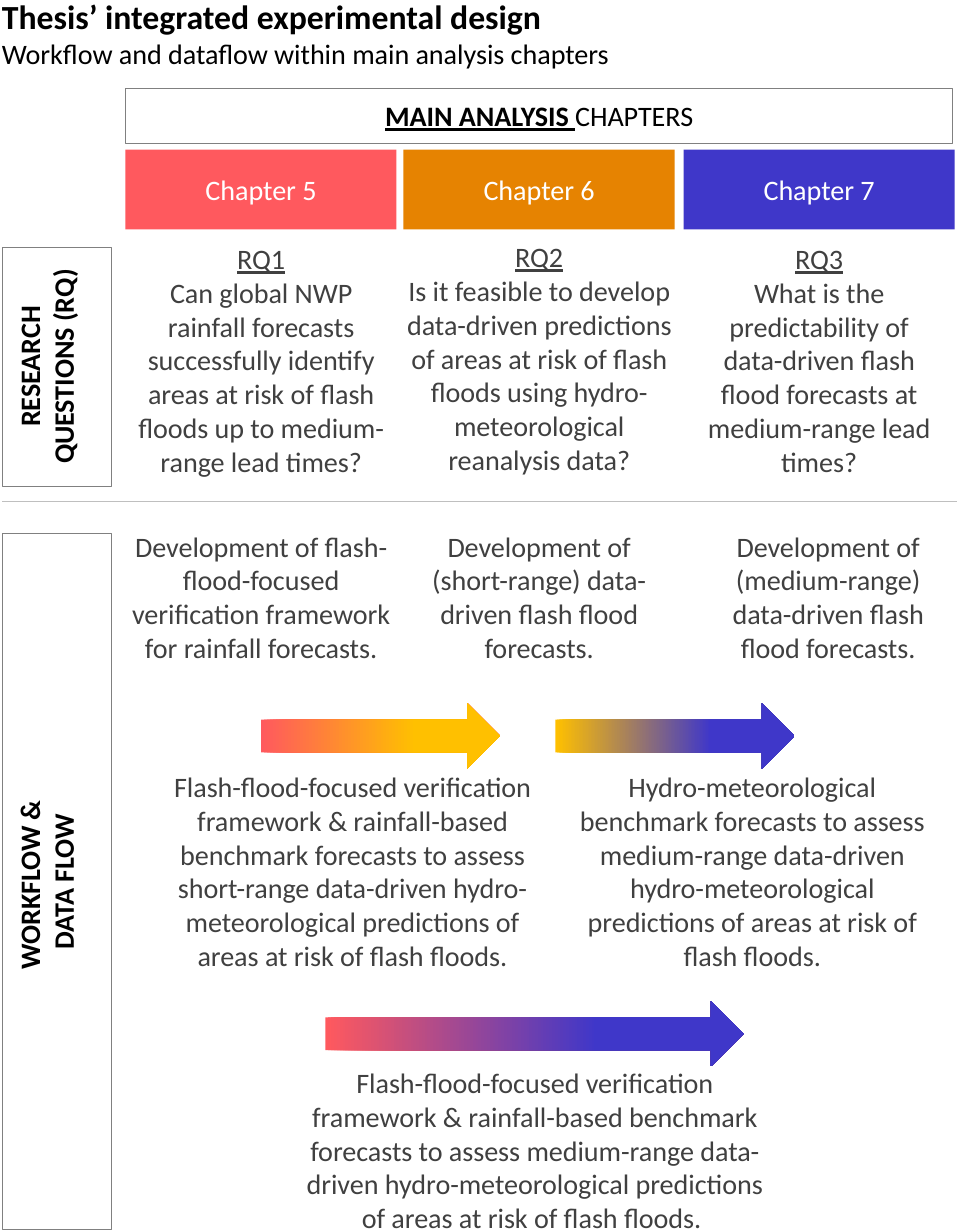
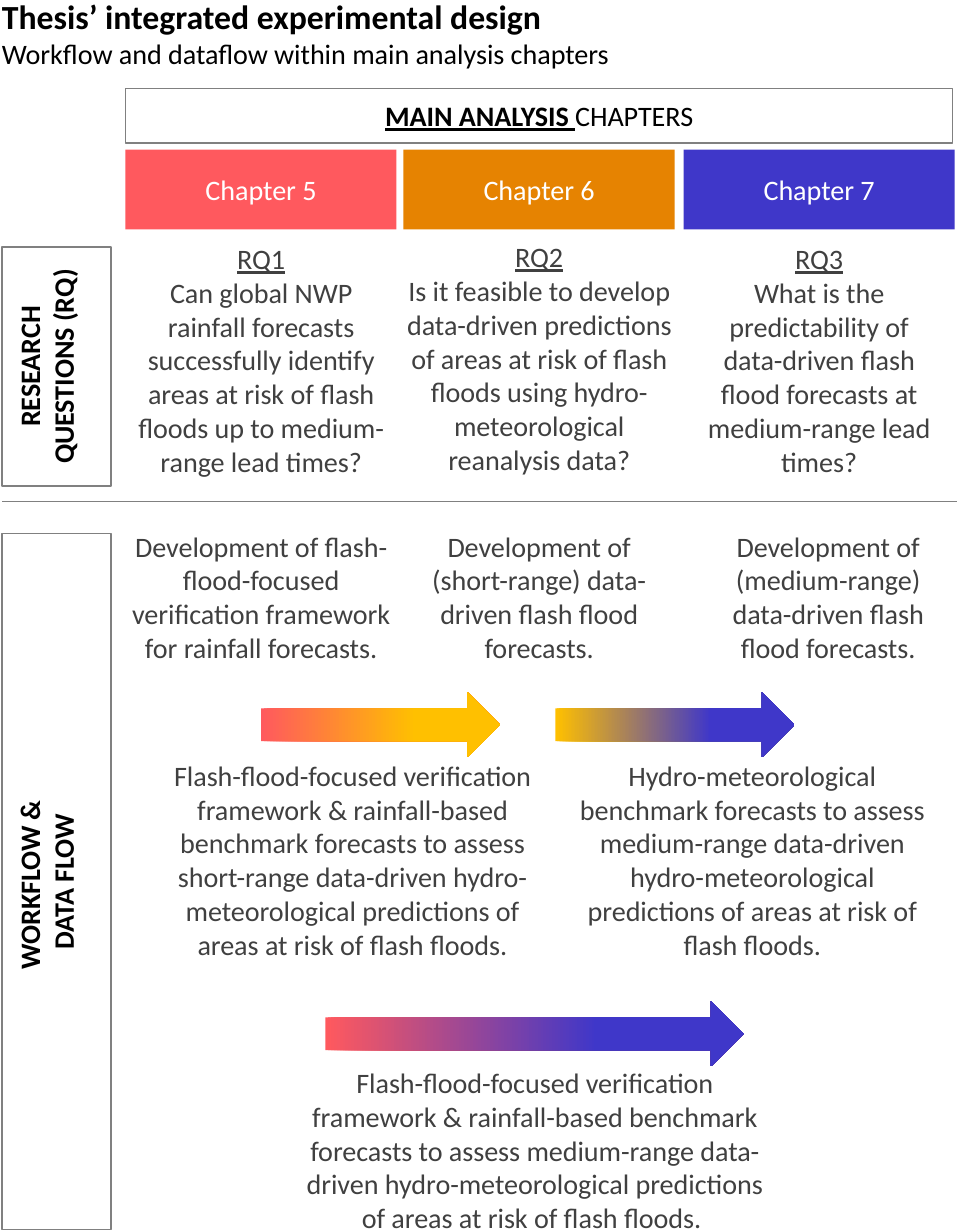
Before and after one commit to FatimaPillosu/thesis, a slide deck: slide 1 of chapter_03/figures/workflow_dataflow.pptx. Drawn at 957x1232 pixels with LibreOffice and Linux fonts; fonts in the diff are those of the drawing. Boxes give left, top, right and bottom in pixels: in the first picture for what was removed or moved away, otherwise in the second. Text is boxed around its words. In the diff, an @@ line names an element or a change of style, - is before the commit and + after.

```diff
--- a/chapter_03/figures/workflow_dataflow.pptx
+++ b/chapter_03/figures/workflow_dataflow.pptx
@@ line (2, 503) - (957, 503): stroke #BFBFBF 0.25 pt to #808080 0.5 pt @@
@@ 2 texts, 2 right arrows: place and size @@
-2 texts, 2 right arrows at [174, 704, 924, 966]
+2 texts, 2 right arrows at [174, 693, 924, 955]
```
Also in this commit, not shown: 1 other file.
